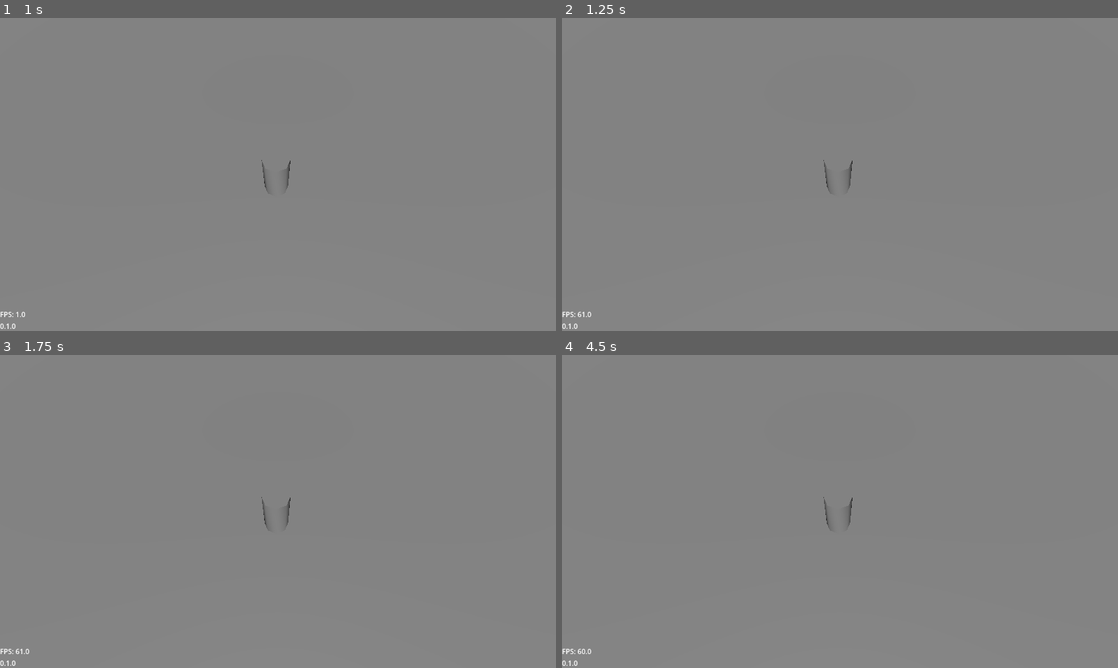
Above: before the commit, frames 1-4 (two rows, left to right).
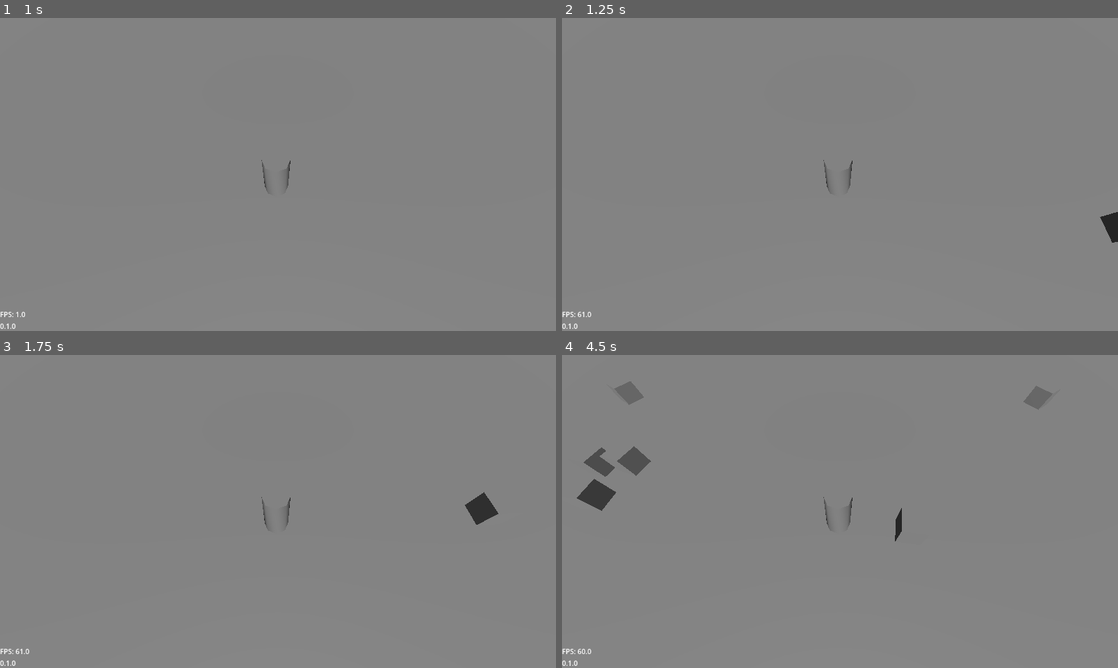
Above: after the commit, the same moments.

Repository: Grey-B/toy-defenders
Game: Godot game, scene res://src/core/main_game/main_game.tscn
Two runs of this game, one before a commit and one after it. Both use one fixed random seed, a clock stepped at 60 frames per second and the inputs below.
Inputs:
- Up to frame 1 (1 s): tap Enter at 0.5 s; hold D (move_right) from 0.53 s (still down); tap I at 0.6 s
- Up to frame 2 (1.25 s): keep holding D (move_right)
- Up to frame 3 (1.75 s): release D (move_right) at 1.28 s; hold S (move_down) from 1.28 s (still down); tap I at 1.35 s
- Up to frame 4 (4.5 s): release S (move_down) at 2.03 s; hold D (move_right) 2.03-2.78 s; tap I every 0.75 s from 2.1 to 4.35 s; hold W (move_up) 2.78-3.53 s; hold A (move_left) from 3.53 s (still down)

Frame 1 is identical in both runs. In frame 2, 0.2% of the frame differs, in the area x 96-100%, y 62-72%; in frame 3, 0.3%; in frame 4, 1.4%, in the area x 2-89%, y 8-60%.

Commit message:
Feat/enemies (#4)
* Created BaseEnemy class and EnemyData resource

* Enemies now spawn outside of camera view

* Changed spawn enemy functions to MainGame and changed test enemy model to a cube

* Changed test_enemy variable in spawn_enemy to enemy_instance

* Added error handling to spawn_enemy

* Added RunningEnemy behavior

* Added PlayerData, AncestryData, and ClassData resources, along with test resources for player. They store health, which will be damaged by enemies

* Changed enemy collision so they pass through player

* Changed enemy collisions again so they don't clip on each other

* Player now takes damage and is queued free when health reaches 0

* Changed health variable in Player and PlayerData to separate it into max_health and cur_health

* Changed collision again. Now enemies collide with player but can be pushed

* Seemingly stopped enemies from climbing over each other

Diff:
--- /dev/null
+++ b/assets/3d/models/ancestries/test_ancestry_model.tscn
@@ -0,0 +1,6 @@
+[gd_scene format=3 uid="uid://hdqyulugd4ou"]
+
+[node name="TestAncestryModel" type="Node3D" unique_id=2046162105]
+
+[node name="CSGCylinder3D" type="CSGCylinder3D" parent="." unique_id=1079863148]
+transform = Transform3D(1, 0, 0, 0, 1, 0, 0, 0, 1, 0, 1, 0)
--- /dev/null
+++ b/assets/3d/models/enemies/test_enemy_model.tscn
@@ -0,0 +1,6 @@
+[gd_scene format=3 uid="uid://dyunvgriy0fp3"]
+
+[node name="TestEnemyModel" type="Node3D" unique_id=847790366]
+
+[node name="CSGBox3D" type="CSGBox3D" parent="." unique_id=1767263886]
+transform = Transform3D(1, 0, 0, 0, 1, 0, 0, 0, 1, 0, 0.5, 0)
--- a/src/core/main_game/main_game.gd
+++ b/src/core/main_game/main_game.gd
@@ -68,6 +68,7 @@
 	level_root.add_child(current_level)
 
 	place_player_at_level_spawn()
+	check_for_enemy_spawn()
 	#setup_camera()
 
 
@@ -81,13 +82,41 @@
 
 	player.global_position = current_level.get_default_player_spawn()
 
-	#func setup_camera() -> void:
-	#if player == null or current_level == null:
-	#return
-	#
-	#var level_camera := current_level.get_player_camera()
-	#if level_camera == null:
-	#return
-	#
-	## TODO: temporary hookup
-	## TODO: camera_system.set_target(player)
+#func setup_camera() -> void:
+#if player == null or current_level == null:
+#return
+#
+#var level_camera := current_level.get_player_camera()
+#if level_camera == null:
+#return
+#
+## TODO: temporary hookup
+## TODO: camera_system.set_target(player)
+
+
+func check_for_enemy_spawn() -> void:
+	var timer := current_level.get_enemy_spawn_timer()
+	if timer != null:
+		timer.timeout.connect(spawn_enemy)
+
+
+func spawn_enemy() -> void:
+	var enemy: PackedScene = ResourceLoader.load(current_level.ENEMY_UID_ARRAY[0]) \
+			as PackedScene
+	if enemy == null:
+		push_error("Could not load enemy scene: " + current_level.ENEMY_UID_ARRAY[0])
+		return
+
+	var enemy_instance = enemy.instantiate() as BaseEnemy
+	if enemy_instance == null:
+		push_error(
+			"Loaded enemy scene does not extend BaseEnemy or DNE: "
+			+ current_level.ENEMY_UID_ARRAY[0],
+		)
+		return
+
+	enemy_instance.data = current_level.ENEMY_DATA_ARRAY[0]
+	entity_root.add_child(enemy_instance)
+
+	player.enemy_path_follow.progress_ratio = randf()
+	enemy_instance.global_position = player.enemy_path_follow.global_position
--- /dev/null
+++ b/src/gameplay/enemies/base_enemy.gd
@@ -0,0 +1,31 @@
+class_name BaseEnemy
+extends CharacterBody3D
+
+@export var data: EnemyData
+
+@onready var player: Player = get_tree().get_first_node_in_group("player")
+@onready var contact_hitbox: Area3D = %ContactHitbox
+
+var enemy_name: String
+var model_instance: Node3D
+var speed: float
+var health: int
+
+
+func _ready() -> void:
+	enemy_name = data.name
+	model_instance = data.model.instantiate()
+	speed = data.speed
+	health = data.health
+
+	add_child(model_instance)
+
+
+func _physics_process(_delta: float) -> void:
+	data.behavior.process_behavior(self, player)
+	velocity.y = 0
+
+
+func _on_contact_hitbox_body_entered(body: Node3D) -> void:
+	if body is Player:
+		body.take_damage(data.behavior.contact_damage)
--- /dev/null
+++ b/src/gameplay/enemies/base_enemy.tscn
@@ -0,0 +1,28 @@
+[gd_scene format=3 uid="uid://bmrucnnh3arqc"]
+
+[ext_resource type="Script" uid="uid://blhbew4ujxufv" path="res://src/gameplay/enemies/base_enemy.gd" id="1_wr6ee"]
+
+[sub_resource type="CapsuleShape3D" id="CapsuleShape3D_6owma"]
+
+[sub_resource type="CapsuleShape3D" id="CapsuleShape3D_s58g3"]
+radius = 0.6
+
+[node name="BaseEnemy" type="CharacterBody3D" unique_id=1234346631]
+collision_layer = 4
+collision_mask = 7
+script = ExtResource("1_wr6ee")
+
+[node name="CollisionShape3D" type="CollisionShape3D" parent="." unique_id=2093441074]
+transform = Transform3D(1, 0, 0, 0, 1, 0, 0, 0, 1, 0, 1, 0)
+shape = SubResource("CapsuleShape3D_6owma")
+
+[node name="ContactHitbox" type="Area3D" parent="." unique_id=431302198]
+unique_name_in_owner = true
+collision_layer = 4
+collision_mask = 2
+
+[node name="CollisionShape3D" type="CollisionShape3D" parent="ContactHitbox" unique_id=1364037271]
+transform = Transform3D(1, 0, 0, 0, 1, 0, 0, 0, 1, 0, 1, 0)
+shape = SubResource("CapsuleShape3D_s58g3")
+
+[connection signal="body_entered" from="ContactHitbox" to="." method="_on_contact_hitbox_body_entered"]
--- a/src/gameplay/player/player.gd
+++ b/src/gameplay/player/player.gd
@@ -3,9 +3,23 @@
 
 enum States { IDLE, MOVE }
 
-@export var speed: float
+@export var enemy_path_follow: PathFollow3D
+@export var data: PlayerData
 
 var active_state: States = States.IDLE
+var model_instance: Node3D
+var speed: float
+var max_health: int
+var cur_health: int
+
+
+func _ready() -> void:
+	model_instance = data.ancestry.model.instantiate()
+	speed = data.speed * data.ancestry.speed_mult * data.player_class.speed_mult
+	max_health = int(data.max_health * data.ancestry.health_mult * data.player_class.health_mult)
+	cur_health = max_health
+
+	add_child(model_instance)
 
 
 func _physics_process(_delta: float) -> void:
@@ -36,3 +50,15 @@
 
 func set_state(new_state: States) -> void:
 	active_state = new_state
+
+
+func take_damage(damage: int) -> void:
+	cur_health -= damage
+	print(
+		"Took " + str(damage) + " damage. Current health: " \
+				+ str(cur_health) + "/" + str(max_health),
+	)
+	if cur_health < 0:
+		cur_health = 0
+	if cur_health == 0:
+		queue_free()
--- a/src/gameplay/player/player.tscn
+++ b/src/gameplay/player/player.tscn
@@ -1,19 +1,34 @@
 [gd_scene format=3 uid="uid://bro1da23d1j3v"]
 
 [ext_resource type="Script" uid="uid://2tl4awloq3r3" path="res://src/gameplay/player/player.gd" id="1_kh5p4"]
+[ext_resource type="Resource" uid="uid://0d832eq58eps" path="res://src/resources/player data/test_player.tres" id="2_64h4j"]
 
 [sub_resource type="CapsuleShape3D" id="CapsuleShape3D_6owma"]
 
-[node name="Player" type="CharacterBody3D" unique_id=1566504034]
+[sub_resource type="Curve3D" id="Curve3D_kh5p4"]
+closed = true
+_data = {
+"points": PackedVector3Array(0, 0, 0, 0, 0, 0, -8.940706, 0.00012207031, 7.4117084, 0, 0, 0, 0, 0, 0, 9.527485, 0.00012207031, 7.098688, 0, 0, 0, 0, 0, 0, 23.693205, 0.00012207031, -16.07169, 0, 0, 0, 0, 0, 0, -24.61646, 0.00012207031, -15.8719635),
+"tilts": PackedFloat32Array(0, 0, 0, 0)
+}
+point_count = 4
+
+[node name="Player" type="CharacterBody3D" unique_id=1566504034 node_paths=PackedStringArray("enemy_path_follow") groups=["player"]]
 collision_layer = 2
 script = ExtResource("1_kh5p4")
-speed = 5.0
+enemy_path_follow = NodePath("Path3D/EnemyPathFollow")
+data = ExtResource("2_64h4j")
 
 [node name="CollisionShape3D" type="CollisionShape3D" parent="." unique_id=210629025]
 transform = Transform3D(1, 0, 0, 0, 1, 0, 0, 0, 1, 0, 1, 0)
 shape = SubResource("CapsuleShape3D_6owma")
 
-[node name="CSGCylinder3D" type="CSGCylinder3D" parent="CollisionShape3D" unique_id=1191798244]
-
 [node name="Camera3D" type="Camera3D" parent="." unique_id=1552441341]
 transform = Transform3D(1, 0, 0, 0, 0.50000006, 0.8660254, 0, -0.8660254, 0.50000006, 0.068574905, 7.810198, 3.9408832)
+
+[node name="Path3D" type="Path3D" parent="." unique_id=1875791232]
+curve = SubResource("Curve3D_kh5p4")
+
+[node name="EnemyPathFollow" type="PathFollow3D" parent="Path3D" unique_id=2042184523]
+unique_name_in_owner = true
+transform = Transform3D(0.016946534, 0, -0.9998564, 0, 1, 0, 0.9998564, 0, 0.016946534, -8.940706, 0.00012207031, 7.4117084)
--- a/src/levels/base_level.gd
+++ b/src/levels/base_level.gd
@@ -3,3 +3,6 @@
 extends Node3D
 
 @abstract func get_default_player_spawn() -> Vector3
+
+
+@abstract func get_enemy_spawn_timer() -> Timer
--- a/src/levels/prototypes/test_level_1.gd
+++ b/src/levels/prototypes/test_level_1.gd
@@ -2,8 +2,15 @@
 extends BaseLevel
 
 @onready var player_spawn: PlayerSpawn = %PlayerSpawn
-# TODO: change to camera syster manager
+@onready var enemy_spawn_timer: Timer = %EnemySpawnTimer
+
+const ENEMY_UID_ARRAY: Array[String] = ["uid://bmrucnnh3arqc"]
+const ENEMY_DATA_ARRAY: Array[Resource] = [preload("uid://cl4des5tp7u2b")]
 
 
 func get_default_player_spawn() -> Vector3:
 	return player_spawn.global_position
+
+
+func get_enemy_spawn_timer() -> Timer:
+	return enemy_spawn_timer
--- a/src/levels/prototypes/test_level_1.tscn
+++ b/src/levels/prototypes/test_level_1.tscn
@@ -39,3 +39,8 @@
 unique_name_in_owner = true
 transform = Transform3D(1, 0, 0, 0, 1, 0, 0, 0, 1, 0, 3, 0)
 script = ExtResource("2_578bt")
+
+[node name="EnemySpawnTimer" type="Timer" parent="." unique_id=985624252]
+unique_name_in_owner = true
+wait_time = 0.5
+autostart = true
--- /dev/null
+++ b/src/resources/enemy behaviors/abstract_behavior.gd
@@ -0,0 +1,5 @@
+@abstract
+class_name AbstractBehavior
+extends Resource
+
+@abstract func process_behavior(enemy: BaseEnemy, player: Player) -> void
--- /dev/null
+++ b/src/resources/enemy behaviors/running_enemy.gd
@@ -0,0 +1,21 @@
+class_name RunningEnemy
+extends AbstractBehavior
+
+var contact_damage: int = 10
+var lerp_value: float = 0.15
+
+
+func process_behavior(enemy: BaseEnemy, player: Player) -> void:
+	var direction := enemy.global_position.direction_to(player.global_position)
+	if direction:
+		enemy.look_at(player.global_position)
+		#lerp_angle(
+		#enemy.model_instance.rotation.y,
+		#atan2(enemy.velocity.x, enemy.velocity.z),
+		#lerp_value,
+		#)
+
+		enemy.velocity.x = direction.x * enemy.speed
+		enemy.velocity.z = direction.z * enemy.speed
+
+	enemy.move_and_slide()
--- /dev/null
+++ b/src/resources/enemy data/enemy_data.gd
@@ -0,0 +1,8 @@
+class_name EnemyData
+extends Resource
+
+@export var name: String
+@export var model: PackedScene
+@export var behavior: AbstractBehavior
+@export var speed: float = 3.0
+@export var health: int = 50
--- /dev/null
+++ b/src/resources/enemy data/test_enemy.tres
@@ -0,0 +1,16 @@
+[gd_resource type="Resource" script_class="EnemyData" format=3 uid="uid://cl4des5tp7u2b"]
+
+[ext_resource type="Script" uid="uid://dwndrrr5f8rvs" path="res://src/resources/enemy behaviors/running_enemy.gd" id="1_pa7gm"]
+[ext_resource type="PackedScene" uid="uid://dyunvgriy0fp3" path="res://assets/3d/models/enemies/test_enemy_model.tscn" id="2_miowe"]
+[ext_resource type="Script" uid="uid://dqh80xmgt7r3e" path="res://src/resources/enemy data/enemy_data.gd" id="3_ckmvi"]
+
+[sub_resource type="Resource" id="Resource_578bt"]
+script = ExtResource("1_pa7gm")
+metadata/_custom_type_script = "uid://dwndrrr5f8rvs"
+
+[resource]
+script = ExtResource("3_ckmvi")
+name = "Test Enemy"
+model = ExtResource("2_miowe")
+behavior = SubResource("Resource_578bt")
+metadata/_custom_type_script = "uid://dqh80xmgt7r3e"
--- /dev/null
+++ b/src/resources/player ancestries/test_ancestry.tres
@@ -0,0 +1,9 @@
+[gd_resource type="Resource" script_class="AncestryData" format=3 uid="uid://ymiqrpgjlthk"]
+
+[ext_resource type="PackedScene" uid="uid://hdqyulugd4ou" path="res://assets/3d/models/ancestries/test_ancestry_model.tscn" id="1_eavqt"]
+[ext_resource type="Script" uid="uid://bc8n85wfr8p17" path="res://src/resources/player data/ancestry_data.gd" id="1_ycccd"]
+
+[resource]
+script = ExtResource("1_ycccd")
+model = ExtResource("1_eavqt")
+metadata/_custom_type_script = "uid://bc8n85wfr8p17"
--- /dev/null
+++ b/src/resources/player classes/test_class.tres
@@ -0,0 +1,7 @@
+[gd_resource type="Resource" script_class="ClassData" format=3 uid="uid://bqnwwlnqx75bl"]
+
+[ext_resource type="Script" uid="uid://civ3r6awdaylu" path="res://src/resources/player data/class_data.gd" id="1_nr7tw"]
+
+[resource]
+script = ExtResource("1_nr7tw")
+metadata/_custom_type_script = "uid://civ3r6awdaylu"
--- /dev/null
+++ b/src/resources/player data/ancestry_data.gd
@@ -0,0 +1,6 @@
+class_name AncestryData
+extends Resource
+
+@export var model: PackedScene
+@export var speed_mult: float = 1.0
+@export var health_mult: float = 1.0
--- /dev/null
+++ b/src/resources/player data/class_data.gd
@@ -0,0 +1,5 @@
+class_name ClassData
+extends Resource
+
+@export var speed_mult: float = 1.0
+@export var health_mult: float = 1.0
--- /dev/null
+++ b/src/resources/player data/player_data.gd
@@ -0,0 +1,7 @@
+class_name PlayerData
+extends Resource
+
+@export var ancestry: AncestryData
+@export var player_class: ClassData
+@export var speed: float = 5.0
+@export var max_health: int = 100
--- /dev/null
+++ b/src/resources/player data/test_player.tres
@@ -0,0 +1,11 @@
+[gd_resource type="Resource" script_class="PlayerData" format=3 uid="uid://0d832eq58eps"]
+
+[ext_resource type="Script" uid="uid://bgtxta8n0y2qv" path="res://src/resources/player data/player_data.gd" id="1_50kqp"]
+[ext_resource type="Resource" uid="uid://ymiqrpgjlthk" path="res://src/resources/player ancestries/test_ancestry.tres" id="1_xln6m"]
+[ext_resource type="Resource" uid="uid://bqnwwlnqx75bl" path="res://src/resources/player classes/test_class.tres" id="2_2lqml"]
+
+[resource]
+script = ExtResource("1_50kqp")
+ancestry = ExtResource("1_xln6m")
+player_class = ExtResource("2_2lqml")
+metadata/_custom_type_script = "uid://bgtxta8n0y2qv"
Not shown, added: src/gameplay/enemies/base_enemy.gd.uid
Not shown, added: src/resources/enemy behaviors/abstract_behavior.gd.uid
Not shown, added: src/resources/enemy behaviors/running_enemy.gd.uid
Not shown, added: src/resources/enemy data/enemy_data.gd.uid
Not shown, added: src/resources/player data/ancestry_data.gd.uid
Not shown, added: src/resources/player data/class_data.gd.uid
Not shown, added: src/resources/player data/player_data.gd.uid
